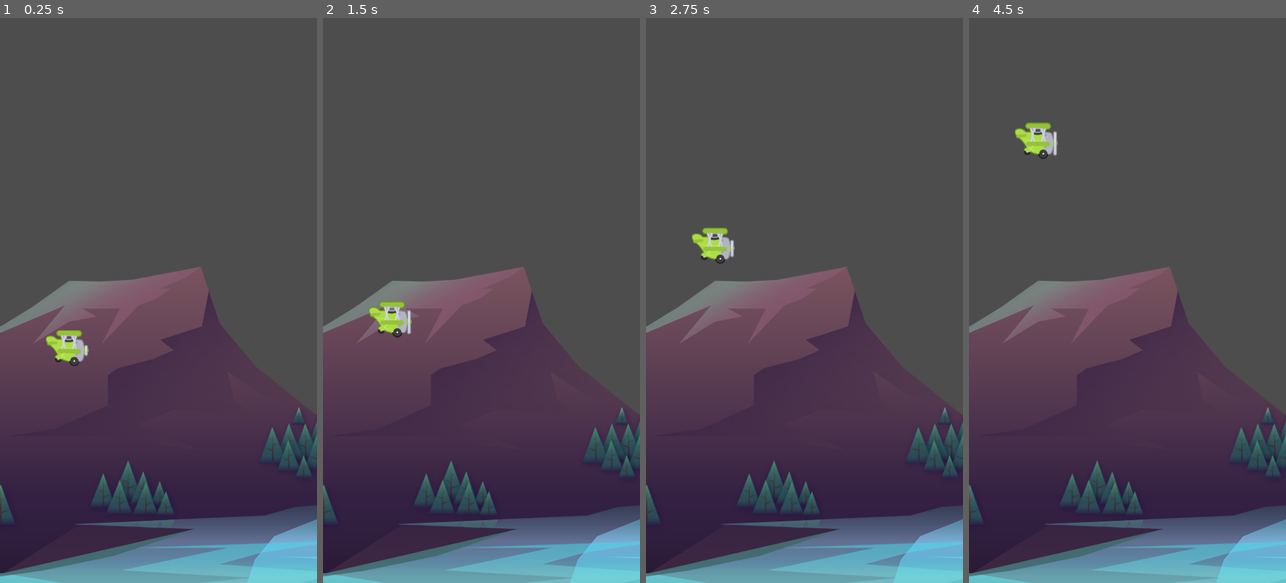
Above: before the commit, frames 1-4 (left to right).
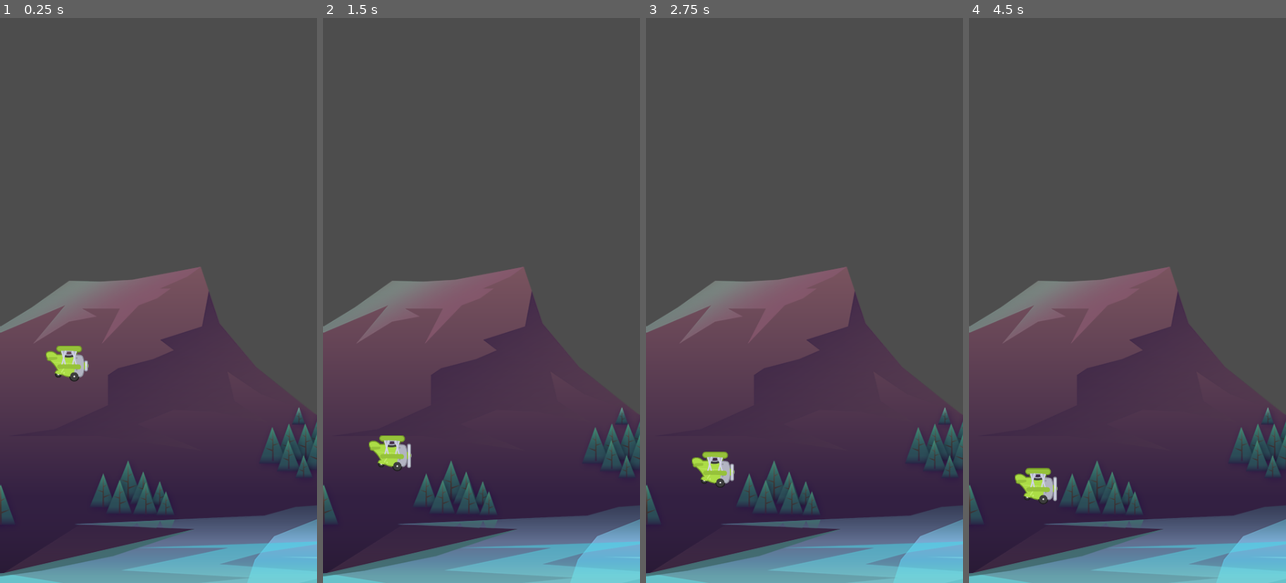
Above: after the commit, the same moments.

Repository: tomrowicki/godot-minigames
Game: Godot game, scene res://scenes/game/game.tscn
Same seed, same stepped clock (60 frames per second), same inputs: the game is played once before the commit and once after it.
Inputs:
- Up to frame 1 (0.25 s): no input
- Up to frame 2 (1.5 s): tap Space (fly) at 0.6, 1.35 s
- Up to frame 3 (2.75 s): tap Space (fly) at 2.1 s
- Up to frame 4 (4.5 s): tap Space (fly) at 2.85, 3.6, 4.35 s

The runs differ from the first frame. In frame 1, 0.8% of the frame differs, in the area x 14-28%, y 55-65%; in frame 2, 1.2%; in frame 3, 1.1%; in frame 4, 1.2%, in the area x 14-28%, y 18-86%.

Commit message:
Hitting the floor

Diff:
--- /dev/null
+++ b/tappy/scenes/barrier/barrier.tscn
@@ -0,0 +1,10 @@
+[gd_scene load_steps=2 format=3 uid="uid://dp3v5mslso1ol"]
+
+[sub_resource type="RectangleShape2D" id="RectangleShape2D_h4spm"]
+size = Vector2(498, 20)
+
+[node name="Barrier" type="StaticBody2D"]
+
+[node name="CollisionShape2D" type="CollisionShape2D" parent="."]
+position = Vector2(244, -24)
+shape = SubResource("RectangleShape2D_h4spm")
--- a/tappy/scenes/game/game.tscn
+++ b/tappy/scenes/game/game.tscn
@@ -1,7 +1,8 @@
-[gd_scene load_steps=3 format=3 uid="uid://dfvw2bn5oddk3"]
+[gd_scene load_steps=4 format=3 uid="uid://dfvw2bn5oddk3"]
 
 [ext_resource type="Texture2D" uid="uid://cdlr7s7y5pv1f" path="res://assets/background/rocks_2.png" id="1_dw8s0"]
 [ext_resource type="PackedScene" uid="uid://d3kkp0tk7pwix" path="res://scenes/plane/plane.tscn" id="2_5cled"]
+[ext_resource type="PackedScene" uid="uid://dp3v5mslso1ol" path="res://scenes/barrier/barrier.tscn" id="3_6ijye"]
 
 [node name="Game" type="Node2D"]
 
@@ -11,3 +12,8 @@
 
 [node name="Plane" parent="Sprite2D" instance=ExtResource("2_5cled")]
 position = Vector2(-224, 85)
+
+[node name="Barrier" parent="." instance=ExtResource("3_6ijye")]
+
+[node name="Barrier2" parent="." instance=ExtResource("3_6ijye")]
+position = Vector2(-8, 888)
--- a/tappy/scenes/plane/plane.gd
+++ b/tappy/scenes/plane/plane.gd
@@ -1,7 +1,10 @@
 extends CharacterBody2D
 
-const GRAVITY: float = 300.0
-const POWER: float = -200.0
+const GRAVITY: float = 1000.0
+const POWER: float = -350.0
+
+@onready var animated_sprite: AnimatedSprite2D = $AnimatedSprite2D
+
 
 func _ready() -> void:
 	pass
@@ -15,6 +18,13 @@
 	# it multiplies velocity by delta, so ultimately it's delta squared(?)
 	move_and_slide()
 
+	if is_on_floor():
+		die()
+
 func fly() -> void:
 	if Input.is_action_just_pressed("fly"):
 		velocity.y = POWER
+
+func die() -> void:
+	animated_sprite.stop()
+	set_physics_process(false)
